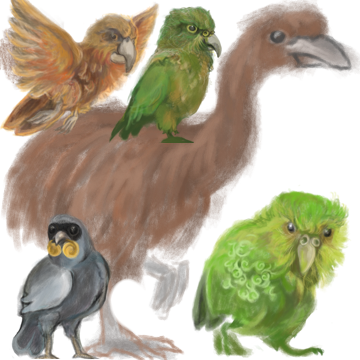
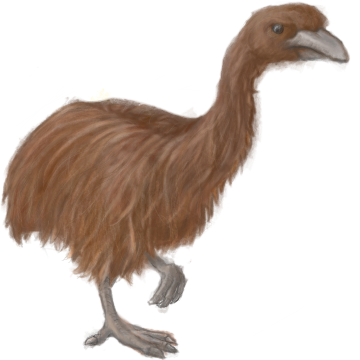
The second w=360, h=360 image is a revision of the first. Changes to its layers:
hid "kokako.png", painted on it over [0,0,360,360]
hid "kea.png", painted on it over [103,1,231,146]
hid "kaka.png" over [0,0,169,160]
hid "kakapo.png", painted on it over [0,128,352,360]
added layer "Paint Layer 10" above "Paint Layer 9" over [0,0,360,360]
added layer "Paint Layer 9" above "Copy of Paint Layer 2" over [0,0,360,360]
painted on "Copy of Paint Layer 2" over [0,0,360,360]
added layer "Paint Layer 8" above "Paint Layer 2" over [0,0,360,360]
